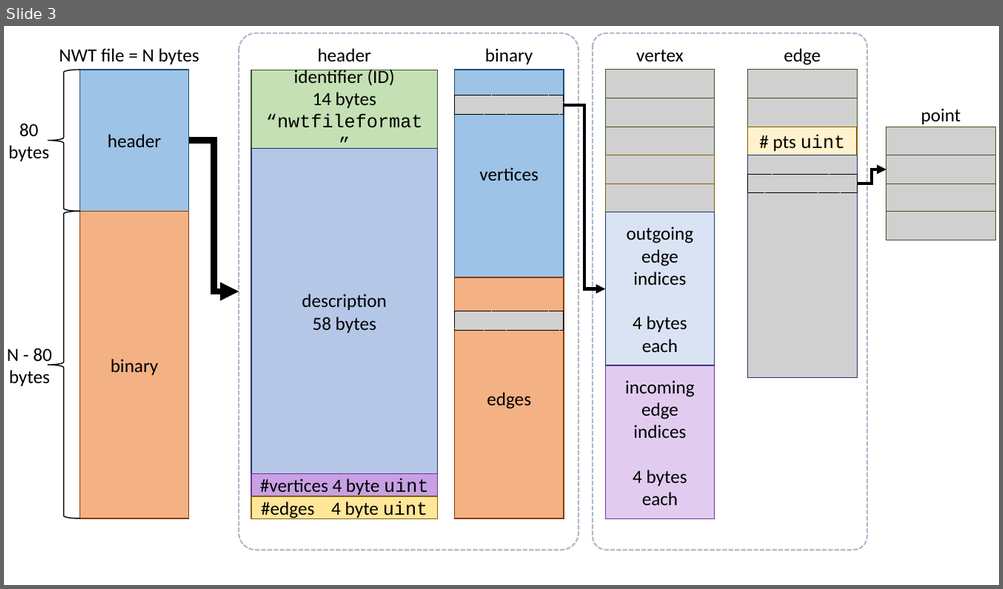
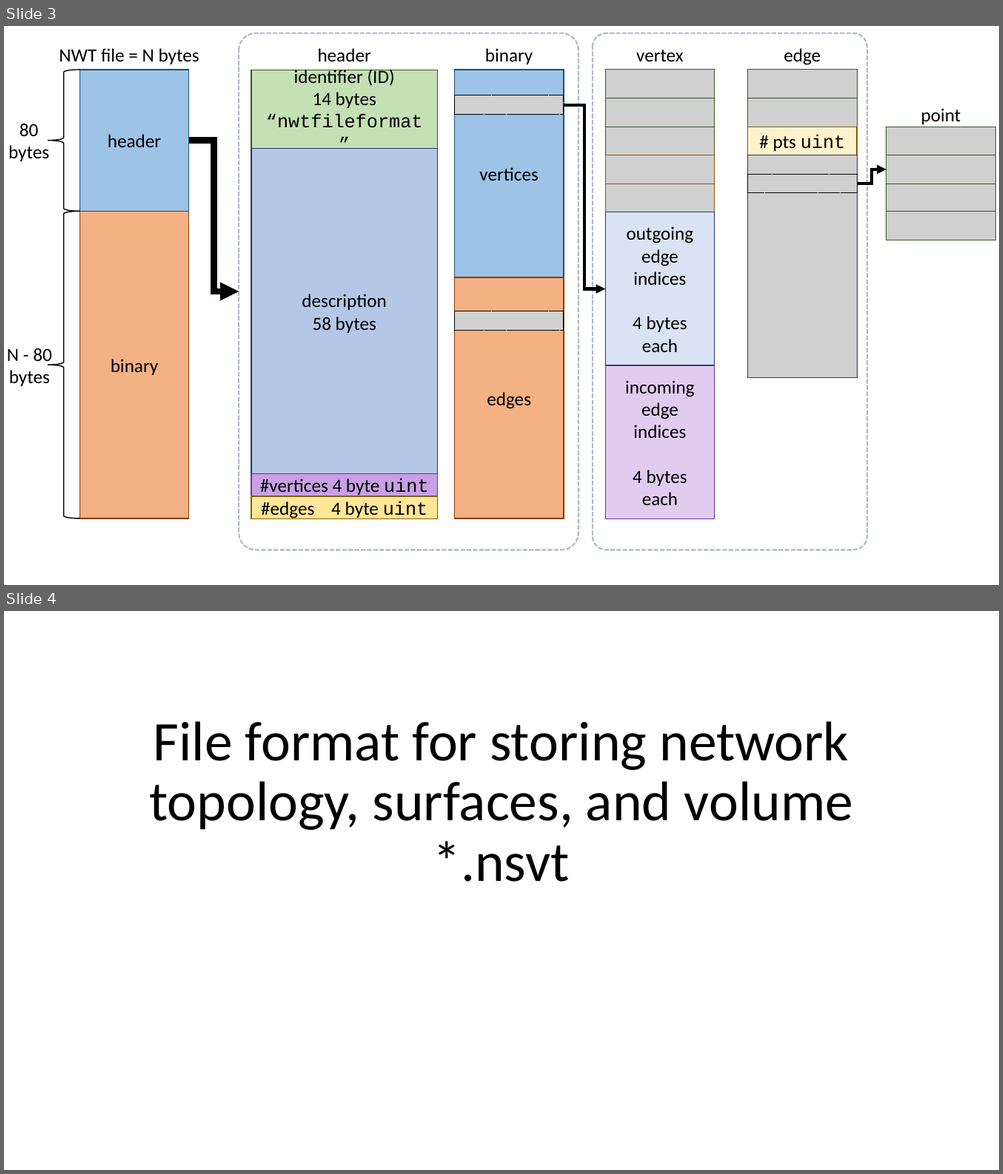
Before and after one commit to STIM-Lab/tiralib, a slide deck: docs/nwt_format.pptx. Shown one above the other, each under a label of ours: slide 3 before the commit, slides 3 and 4 after it. The pictures are 1003x589 and 1003x1174 pixels, drawn with LibreOffice and Linux fonts; fonts in the diff are those of the drawing; grey boxes stand for pictures. Boxes give left, top, right and bottom in pixels: in the first picture for what was removed or moved away, otherwise in the second. Text is boxed around its words. In the diff, an @@ line names an element or a change of style, - is before the commit and + after.

Commit message:
added constructors that take shader source strings, updated network file format

```diff
--- a/docs/nwt_format.pptx
+++ b/docs/nwt_format.pptx
@@ slide 4 added at (4, 611, 999, 1170), background #FFFFFF @@
@@ title added at (149, 721, 853, 882), 54 pt, text #000000 @@
+File format for storing network topology, surfaces, and volume
+*.nsvt
```
Also in this commit, not shown: 1 other slide added, 5 other files.
